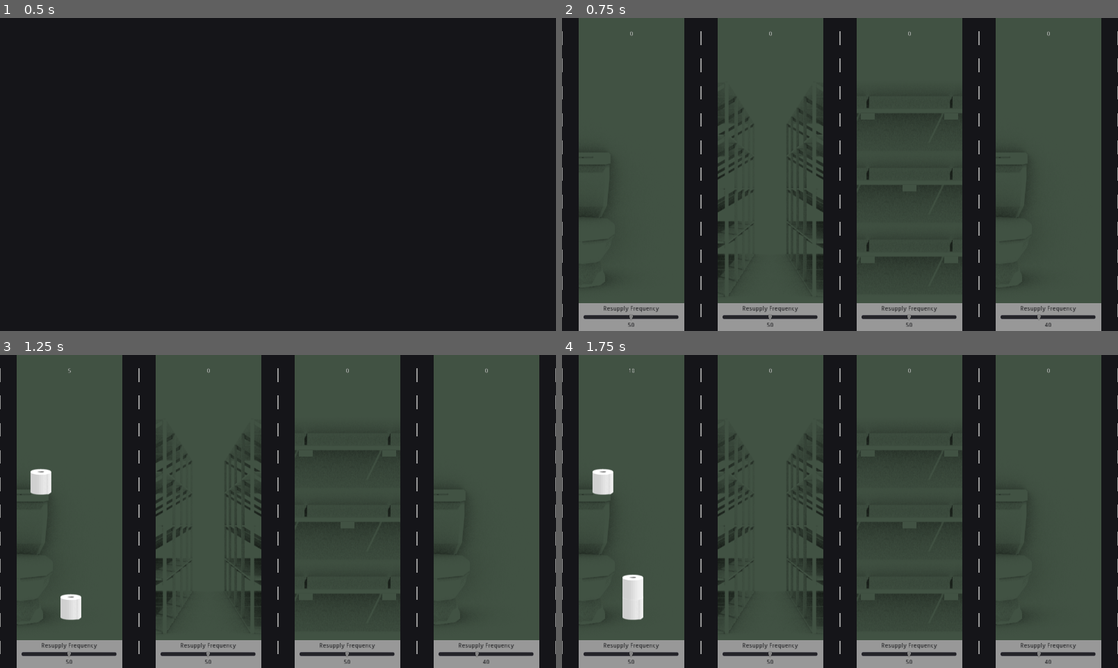
Above: before the commit, frames 1-4 (two rows, left to right).
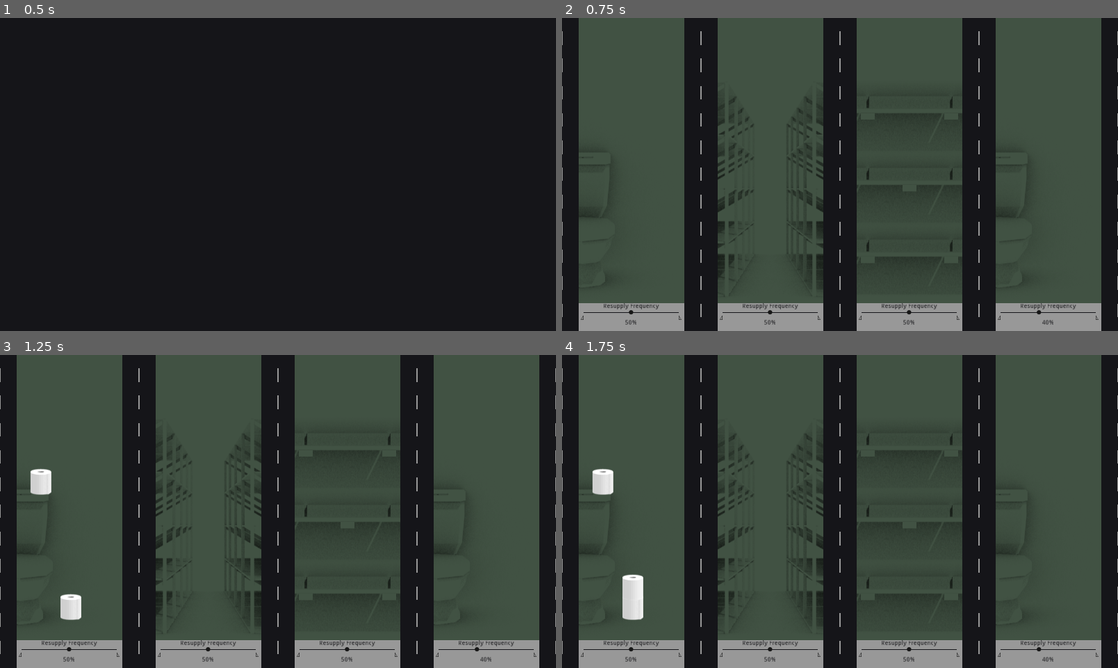
Above: after the commit, the same moments.

Repository: kevinlights/supply-chain
Game: Godot game, scene res://gui/menu.tscn
Two runs of this game, one before a commit and one after it. Both use one fixed random seed, a clock stepped at 60 frames per second and the inputs below.
Inputs (mouse positions are in pixels of both pictures, inside the frame that each line leads up to):
- Up to frame 1 (0.5 s): no input
- Up to frame 2 (0.75 s): click "New" at 0.5 s
- Up to frame 3 (1.25 s): no input
- Up to frame 4 (1.75 s): tap Enter at 1.25 s; move the mouse to (962, 495) at 1.27 s; click (962, 495) at 1.42 s; tap Space (ui_select) at 1.52 s

Frame 1 is identical in both runs. In frame 2, 1.7% of the frame differs, in the area x 3-97%, y 4-99%; in frame 3, 1.7%; in frame 4, 1.7%.

Commit message:
Demand markers. Supply point styling. * Added min and max demand markers * Added supply point theme for hslider * Added percentage mark to resupply value * Hid numeric stock level indicator * Made some error prints printerr calls

Diff:
--- a/game_entities/supply_point/SupplyPoint.gd
+++ b/game_entities/supply_point/SupplyPoint.gd
@@ -15,6 +15,7 @@
 var max_stock_level : int
 var demand_level : int
 var min_demand_offset : int = 0
+var max_demand_offset : int = 0
 var min_demand : int
 var max_demand : int
 var pending_stock: int
@@ -33,6 +34,9 @@
 var consumption_rate : int
 var production_rate : int
 var consume_produce_frequency : float
+
+var demand_marker_min : TextureRect
+var demand_marker_max : TextureRect
 
 # Temporary
 var demand_factor : float
@@ -89,7 +93,7 @@
 	should_update_indicators = false
 	get_node("SupplyPointVisual/VBoxContainer/Title").set_text(sp_name.to_upper())
 	get_node("SupplyPointVisual/VBoxContainer/Stock").set_text(str(stock_level))
-	get_node("SupplyPointVisual/VBoxContainer/Panel/VBoxContainer/DemandValue").set_text(str(demand_level))
+	get_node("SupplyPointVisual/VBoxContainer/Panel/VBoxContainer/DemandValue").set_text(str(demand_level) + "%")
 	get_node("SupplyPointVisual/VBoxContainer/Panel/VBoxContainer/Demand").set_value(demand_level)
 	configure_stock_indicators()
 
@@ -102,6 +106,12 @@
 
 func adjust_min_demand_offset(value : int):
 	min_demand_offset += value
+	demand_marker_min.set_position(Vector2(demand_marker_min.get_parent().get_parent().get_size().x / 100.0 * (min_demand + min_demand_offset) - 6, 0))
+	update_demand(demand_level)
+
+func adjust_max_demand_offset(value : int):
+	max_demand_offset += value
+	demand_marker_max.set_position(Vector2(demand_marker_max.get_parent().get_parent().get_size().x / 100.0 * (max_demand + max_demand_offset), 0))
 	update_demand(demand_level)
 
 func configure_stock_indicators():
@@ -155,7 +165,7 @@
 		demand_level = min_demand + min_demand_offset
 	if is_instance_valid(demand_slider):
 		correct_demand_level()
-	get_node("SupplyPointVisual/VBoxContainer/Panel/VBoxContainer/DemandValue").set_text(str(demand_level))
+	get_node("SupplyPointVisual/VBoxContainer/Panel/VBoxContainer/DemandValue").set_text(str(demand_level) + "%")
 
 func correct_demand_level() -> void:
 	if demand_level != demand_slider.value:
@@ -190,3 +200,7 @@
 func _ready() -> void:
 	demand_slider = get_node("SupplyPointVisual/VBoxContainer/Panel/VBoxContainer/Demand")
 	demand_slider.connect("value_changed", self, "update_demand")
+	demand_marker_min = get_node("SupplyPointVisual/VBoxContainer/Panel/VBoxContainer/MarkerAnchor/MarkerL")
+	demand_marker_max = get_node("SupplyPointVisual/VBoxContainer/Panel/VBoxContainer/MarkerAnchor/MarkerR")
+	adjust_min_demand_offset(0)
+	adjust_max_demand_offset(0)
--- a/game_entities/supply_point/SupplyPoint.tscn
+++ b/game_entities/supply_point/SupplyPoint.tscn
@@ -1,7 +1,10 @@
-[gd_scene load_steps=4 format=2]
+[gd_scene load_steps=7 format=2]
 
 [ext_resource path="res://game_entities/supply_point/SupplyPoint.gd" type="Script" id=1]
+[ext_resource path="res://game_entities/supply_point/SupplyPoint.theme" type="Theme" id=2]
 [ext_resource path="res://fonts/heading.tres" type="DynamicFont" id=3]
+[ext_resource path="res://game_entities/supply_point/marker_l.png" type="Texture" id=4]
+[ext_resource path="res://game_entities/supply_point/marker_r.png" type="Texture" id=5]
 
 [sub_resource type="StyleBoxFlat" id=1]
 
@@ -291,6 +294,7 @@
 align = 1
 
 [node name="Stock" type="Label" parent="SupplyPointVisual/VBoxContainer"]
+visible = false
 margin_top = 59.0
 margin_right = 242.0
 margin_bottom = 73.0
@@ -299,7 +303,7 @@
 align = 1
 
 [node name="MarginContainer2" type="MarginContainer" parent="SupplyPointVisual/VBoxContainer"]
-margin_top = 77.0
+margin_top = 59.0
 margin_right = 242.0
 margin_bottom = 652.0
 rect_min_size = Vector2( 0, 20 )
@@ -318,28 +322,55 @@
 margin_right = 230.0
 margin_bottom = 64.0
 rect_min_size = Vector2( 220, 64 )
-alignment = 1
+custom_constants/separation = 0
 __meta__ = {
 "_edit_use_anchors_": false
 }
 
 [node name="DemandLabel" type="Label" parent="SupplyPointVisual/VBoxContainer/Panel/VBoxContainer"]
-margin_top = 6.0
 margin_right = 220.0
-margin_bottom = 20.0
+margin_bottom = 14.0
 custom_colors/font_color = Color( 0.0862745, 0.0862745, 0.101961, 1 )
 text = "Resupply Frequency"
 align = 1
 
 [node name="Demand" type="HSlider" parent="SupplyPointVisual/VBoxContainer/Panel/VBoxContainer"]
-margin_top = 24.0
+margin_top = 14.0
 margin_right = 220.0
-margin_bottom = 40.0
+margin_bottom = 28.0
+theme = ExtResource( 2 )
+
+[node name="MarkerAnchor" type="Control" parent="SupplyPointVisual/VBoxContainer/Panel/VBoxContainer"]
+margin_top = 28.0
+margin_right = 220.0
+margin_bottom = 38.0
+rect_min_size = Vector2( 0, 10 )
+mouse_filter = 2
+
+[node name="MarkerL" type="TextureRect" parent="SupplyPointVisual/VBoxContainer/Panel/VBoxContainer/MarkerAnchor"]
+margin_right = 6.0
+margin_bottom = 10.0
+mouse_filter = 2
+size_flags_horizontal = 0
+texture = ExtResource( 4 )
+__meta__ = {
+"_edit_use_anchors_": false
+}
+
+[node name="MarkerR" type="TextureRect" parent="SupplyPointVisual/VBoxContainer/Panel/VBoxContainer/MarkerAnchor"]
+margin_right = 6.0
+margin_bottom = 10.0
+mouse_filter = 2
+size_flags_horizontal = 0
+texture = ExtResource( 5 )
+__meta__ = {
+"_edit_use_anchors_": false
+}
 
 [node name="DemandValue" type="Label" parent="SupplyPointVisual/VBoxContainer/Panel/VBoxContainer"]
-margin_top = 44.0
+margin_top = 38.0
 margin_right = 220.0
-margin_bottom = 58.0
+margin_bottom = 52.0
 custom_colors/font_color = Color( 0.0862745, 0.0862745, 0.101961, 1 )
 text = "100%"
 align = 1
--- a/gui/Game.gd
+++ b/gui/Game.gd
@@ -65,7 +65,7 @@
 func read_json(path):
 	var file = File.new()
 	if not file.file_exists(path):
-		print("ERROR: Unable to open resource ", path)
+		printerr("ERROR: Unable to open resource ", path)
 	file.open(path, file.READ)
 	var text = file.get_as_text()
 	file.close()
@@ -73,7 +73,7 @@
 	if parse.error == OK:
 		return parse.result
 	else:
-		print("Error reading ", path, " at line " + str(parse.error_line) + ": " + parse.error_string)
+		printerr("Error reading ", path, " at line " + str(parse.error_line) + ": " + parse.error_string)
 		return null
 
 func load_events(path):
Binary file added: game_entities/supply_point/SupplyPoint.theme
Binary file added: game_entities/supply_point/marker_l.png
Not shown, added: game_entities/supply_point/marker_l.png.import
Binary file added: game_entities/supply_point/marker_r.png
Not shown, added: game_entities/supply_point/marker_r.png.import
Binary file added: game_entities/supply_point/slider_grabber.png
Not shown, added: game_entities/supply_point/slider_grabber.png.import
